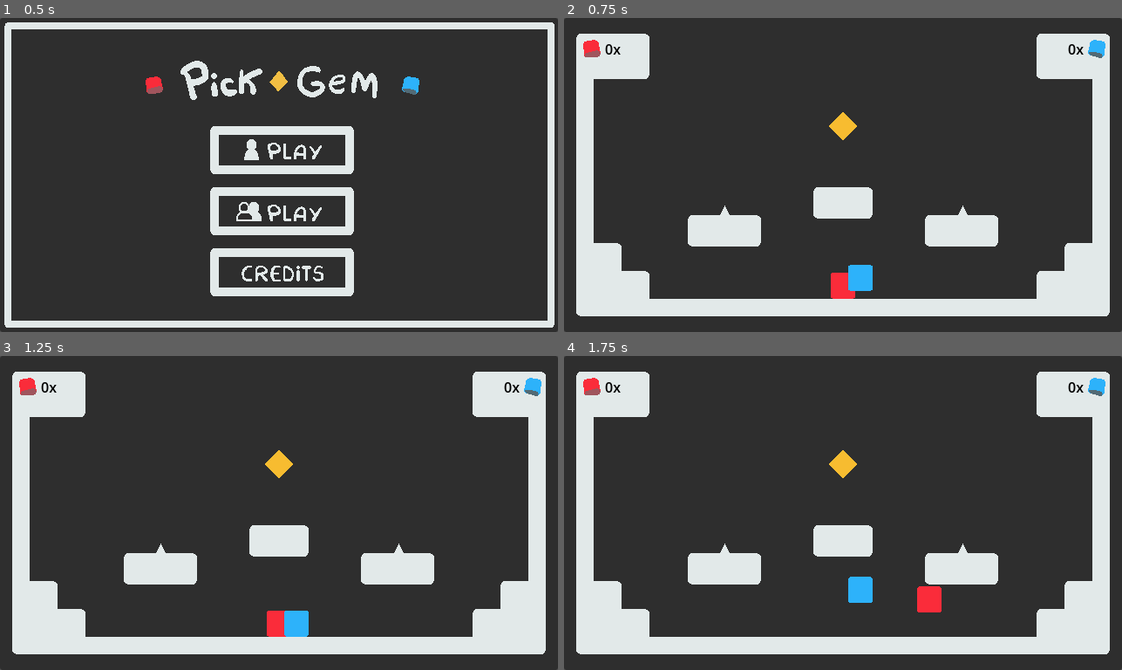
Above: before the commit, frames 1-4 (two rows, left to right).
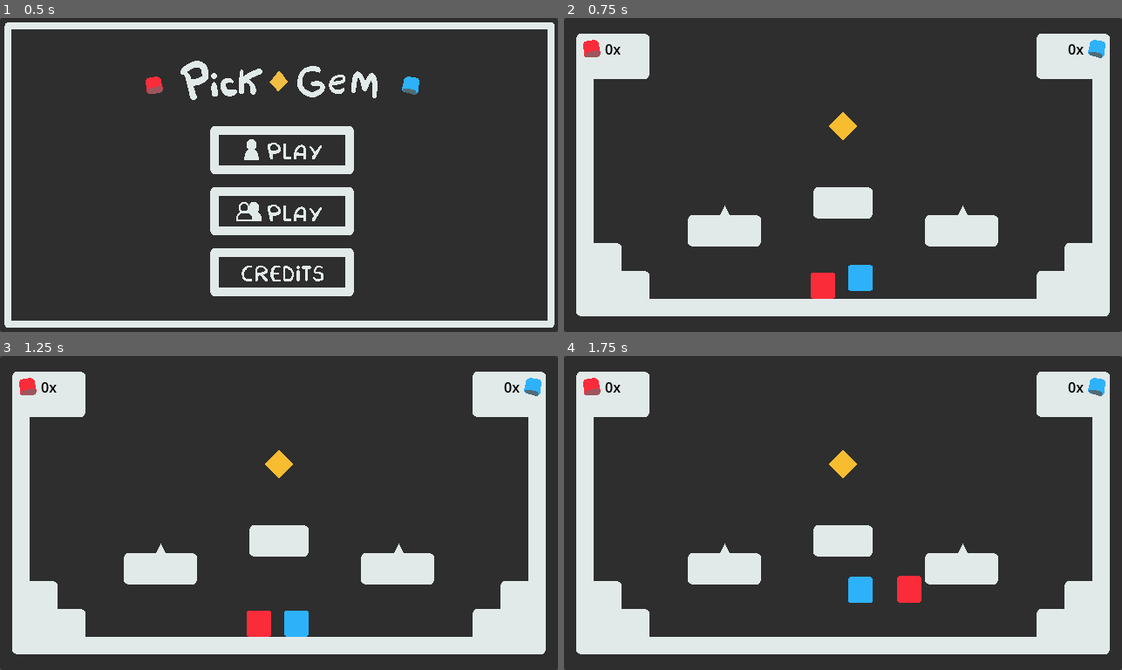
Above: after the commit, the same moments.

Repository: Juawo/PickGem
Game: Godot game, scene res://Scenes/UI/main_menu.tscn
Two runs of this game, one before a commit and one after it. Both use one fixed random seed, a clock stepped at 60 frames per second and the inputs below.
Inputs (mouse positions are in pixels of both pictures, inside the frame that each line leads up to):
- Up to frame 1 (0.5 s): no input
- Up to frame 2 (0.75 s): click (848, 209) at 0.5 s
- Up to frame 3 (1.25 s): no input
- Up to frame 4 (1.75 s): tap Enter at 1.25 s; hold D (move_right_player1) from 1.28 s (still down); tap Up (move_up_player2) at 1.35 s; tap W (move_up_player1) at 1.52 s

Frame 1 is identical in both runs. In frame 2, 0.5% of the frame differs, in the area x 44-53%, y 81-90%; in frame 3, 0.5%; in frame 4, 0.7%, in the area x 59-68%, y 70-82%.

Commit message:
Corrigindo bug's de pause nos Players e adicionando tela de fim de jogo

Diff:
--- a/pickgemgame/Scenes/Levels/level_2.tscn
+++ b/pickgemgame/Scenes/Levels/level_2.tscn
@@ -51,7 +51,6 @@
 
 [node name="player_1" parent="." instance=ExtResource("5_vxfhr")]
 position = Vector2(597, 194)
-collision_mask = 6
 
 [node name="Pause_menu" parent="." instance=ExtResource("8_xf7fd")]
 offset_left = 320.0
--- a/pickgemgame/Scenes/Levels/level_5.tscn
+++ b/pickgemgame/Scenes/Levels/level_5.tscn
@@ -9,6 +9,7 @@
 [ext_resource type="PackedScene" uid="uid://c1q71t0ur76iu" path="res://Scenes/Players/death_area.tscn" id="6_dvu8i"]
 [ext_resource type="PackedScene" uid="uid://bfl5np4to7v50" path="res://Scenes/UI/pause_menu.tscn" id="7_2pmlr"]
 [ext_resource type="PackedScene" uid="uid://81jv5we3joka" path="res://Scenes/Ground_Plataforms/spike.tscn" id="8_iy3jl"]
+[ext_resource type="PackedScene" uid="uid://btq3rq4jlym2v" path="res://Scenes/UI/game_over.tscn" id="8_ka0ti"]
 [ext_resource type="PackedScene" uid="uid://cneatjovo0eek" path="res://Scenes/UI/score_players.tscn" id="9_aito3"]
 
 [node name="level_5" type="Node2D"]
@@ -44,6 +45,7 @@
 
 [node name="gem" parent="." instance=ExtResource("3_su4um")]
 position = Vector2(536.103, 239.179)
+next_scene = ExtResource("8_ka0ti")
 
 [node name="player_1" parent="." instance=ExtResource("4_2chtp")]
 position = Vector2(83, 285)
--- /dev/null
+++ b/pickgemgame/Scenes/UI/game_over.tscn
@@ -0,0 +1,100 @@
+[gd_scene load_steps=4 format=3 uid="uid://btq3rq4jlym2v"]
+
+[ext_resource type="Script" path="res://Scripts/game_over.gd" id="1_rqthd"]
+[ext_resource type="Texture2D" uid="uid://bwi37xaihexes" path="res://Assets/UI_Menu/UI_Player1.png" id="1_vqq0b"]
+[ext_resource type="Texture2D" uid="uid://dy0jhhq84q37s" path="res://Assets/UI_Menu/UI_Player2.png" id="2_5fquv"]
+
+[node name="game_over" type="Control"]
+layout_mode = 3
+anchors_preset = 15
+anchor_right = 1.0
+anchor_bottom = 1.0
+grow_horizontal = 2
+grow_vertical = 2
+script = ExtResource("1_rqthd")
+
+[node name="margin_container_content" type="MarginContainer" parent="."]
+layout_mode = 1
+anchors_preset = 15
+anchor_right = 1.0
+anchor_bottom = 1.0
+grow_horizontal = 2
+grow_vertical = 2
+theme_override_constants/margin_left = 20
+theme_override_constants/margin_top = 20
+theme_override_constants/margin_right = 20
+theme_override_constants/margin_bottom = 20
+
+[node name="panel_container_content" type="PanelContainer" parent="margin_container_content"]
+layout_mode = 2
+
+[node name="margin_content" type="MarginContainer" parent="margin_container_content/panel_container_content"]
+layout_mode = 2
+theme_override_constants/margin_left = 20
+theme_override_constants/margin_top = 20
+theme_override_constants/margin_right = 20
+theme_override_constants/margin_bottom = 20
+
+[node name="vertical_container_content" type="VBoxContainer" parent="margin_container_content/panel_container_content/margin_content"]
+layout_mode = 2
+theme_override_constants/separation = 30
+
+[node name="game_over_label" type="Label" parent="margin_container_content/panel_container_content/margin_content/vertical_container_content"]
+layout_mode = 2
+theme_override_constants/outline_size = 10
+theme_override_font_sizes/font_size = 30
+text = "FIM DE JOGO!"
+horizontal_alignment = 1
+
+[node name="player_win_label" type="Label" parent="margin_container_content/panel_container_content/margin_content/vertical_container_content"]
+layout_mode = 2
+theme_override_font_sizes/font_size = 40
+text = "PLAYER 1 WIN!!"
+horizontal_alignment = 1
+
+[node name="horizontal_container_scores" type="HBoxContainer" parent="margin_container_content/panel_container_content/margin_content/vertical_container_content"]
+layout_mode = 2
+theme_override_constants/separation = 60
+alignment = 1
+
+[node name="player_1_container" type="VBoxContainer" parent="margin_container_content/panel_container_content/margin_content/vertical_container_content/horizontal_container_scores"]
+layout_mode = 2
+
+[node name="player_1_score_container" type="HBoxContainer" parent="margin_container_content/panel_container_content/margin_content/vertical_container_content/horizontal_container_scores/player_1_container"]
+layout_mode = 2
+alignment = 1
+
+[node name="player_1_icon" type="TextureRect" parent="margin_container_content/panel_container_content/margin_content/vertical_container_content/horizontal_container_scores/player_1_container/player_1_score_container"]
+layout_mode = 2
+texture = ExtResource("1_vqq0b")
+expand_mode = 3
+
+[node name="player_1_label" type="Label" parent="margin_container_content/panel_container_content/margin_content/vertical_container_content/horizontal_container_scores/player_1_container/player_1_score_container"]
+layout_mode = 2
+text = "Player 1"
+
+[node name="player_1_score_label" type="Label" parent="margin_container_content/panel_container_content/margin_content/vertical_container_content/horizontal_container_scores/player_1_container"]
+layout_mode = 2
+text = "Score : "
+horizontal_alignment = 1
+
+[node name="player_2_container" type="VBoxContainer" parent="margin_container_content/panel_container_content/margin_content/vertical_container_content/horizontal_container_scores"]
+layout_mode = 2
+
+[node name="player_2_score_container" type="HBoxContainer" parent="margin_container_content/panel_container_content/margin_content/vertical_container_content/horizontal_container_scores/player_2_container"]
+layout_mode = 2
+alignment = 1
+
+[node name="player_2_icon" type="TextureRect" parent="margin_container_content/panel_container_content/margin_content/vertical_container_content/horizontal_container_scores/player_2_container/player_2_score_container"]
+layout_mode = 2
+texture = ExtResource("2_5fquv")
+expand_mode = 3
+
+[node name="player_2_label" type="Label" parent="margin_container_content/panel_container_content/margin_content/vertical_container_content/horizontal_container_scores/player_2_container/player_2_score_container"]
+layout_mode = 2
+text = "Player 2"
+
+[node name="player_2_score_label" type="Label" parent="margin_container_content/panel_container_content/margin_content/vertical_container_content/horizontal_container_scores/player_2_container"]
+layout_mode = 2
+text = "Score : "
+horizontal_alignment = 1
--- a/pickgemgame/Scenes/UI/score_players.tscn
+++ b/pickgemgame/Scenes/UI/score_players.tscn
@@ -43,6 +43,7 @@
 theme_override_colors/font_color = Color(0, 0, 0, 1)
 
 [node name="score_player_2" type="HBoxContainer" parent="."]
+visible = false
 layout_mode = 1
 anchors_preset = -1
 anchor_left = 0.809375
--- /dev/null
+++ b/pickgemgame/Scripts/game_over.gd
@@ -0,0 +1,28 @@
+extends Control
+
+@onready var player_win_label: Label = $margin_container_content/panel_container_content/margin_content/vertical_container_content/player_win_label
+
+@onready var player_1_score_label: Label = $margin_container_content/panel_container_content/margin_content/vertical_container_content/horizontal_container_scores/player_1_container/player_1_score_label
+@onready var player_2_score_label: Label = $margin_container_content/panel_container_content/margin_content/vertical_container_content/horizontal_container_scores/player_2_container/player_2_score_label
+@onready var player_2_container: VBoxContainer = $margin_container_content/panel_container_content/margin_content/vertical_container_content/horizontal_container_scores/player_2_container
+
+func _ready() -> void:
+	players_score()
+	player_wins()
+
+func players_score():
+	if players_data.multiplayer_on:
+		player_1_score_label.text = "Score : " + str(players_data.score_player_1)
+		player_2_score_label.text = "Score : " + str(players_data.score_player_2)
+	else:
+		player_2_container.hide()
+		player_1_score_label.text = "Score : " + str(players_data.score_player_1)
+
+func player_wins():
+	if players_data.multiplayer_on:
+		if players_data.score_player_1 > players_data.score_player_2:
+			player_win_label.text = "Player 1 WIN!!"
+		else:
+			player_win_label.text = "Player 2 WIN!!"
+	else:
+		player_win_label.text = "YOU WIN!!"
--- a/pickgemgame/Scripts/level_1.gd
+++ b/pickgemgame/Scripts/level_1.gd
@@ -1,9 +1,11 @@
 extends Node2D
 
 var player_2_scene := preload("res://Scenes/Players/player_2.tscn")
+@onready var player_1: CharacterBody2D = $player_1
 
 func _ready() -> void:
 	if players_data.multiplayer_on:
+		player_1.position = Vector2(297,304)
 		var player_2_instance = player_2_scene.instantiate()
 		player_2_instance.position = Vector2(340,304)
 		add_child(player_2_instance)
--- a/pickgemgame/Scripts/main_menu.gd
+++ b/pickgemgame/Scripts/main_menu.gd
@@ -1,6 +1,7 @@
 extends Control
 
 func _on_single_play_button_pressed() -> void:
+	players_data.multiplayer_on = false
 	get_tree().change_scene_to_file("res://Scenes/Levels/level_1.tscn")
 
 
--- a/pickgemgame/Scripts/pause_menu.gd
+++ b/pickgemgame/Scripts/pause_menu.gd
@@ -20,4 +20,7 @@
 	pause_menu()
 
 func _on_return_button_pressed() -> void:
+	players_data.score_player_1 = 0
+	players_data.score_player_2 = 0
+	pause_menu()
 	get_tree().change_scene_to_file("res://Scenes/UI/main_menu.tscn")
--- a/pickgemgame/Scripts/player_1.gd
+++ b/pickgemgame/Scripts/player_1.gd
@@ -15,8 +15,6 @@
 		if Engine.time_scale != 0:
 			velocity.y = JUMP_VELOCITY
 
-	# Get the input direction and handle the movement/deceleration.
-	# As good practice, you should replace UI actions with custom gameplay actions.
 	var direction := Input.get_axis("move_left_player1", "move_right_player1")
 	if direction:
 		velocity.x = direction * SPEED
--- a/pickgemgame/Scripts/player_2.gd
+++ b/pickgemgame/Scripts/player_2.gd
@@ -11,7 +11,8 @@
 
 	# Handle jump.
 	if Input.is_action_just_pressed("move_up_player2") and is_on_floor():
-		velocity.y = JUMP_VELOCITY
+		if Engine.time_scale != 0:
+			velocity.y = JUMP_VELOCITY
 
 	# Get the input direction and handle the movement/deceleration.
 	# As good practice, you should replace UI actions with custom gameplay actions.
--- a/pickgemgame/Scripts/score_players.gd
+++ b/pickgemgame/Scripts/score_players.gd
@@ -3,10 +3,11 @@
 @onready var label: Label = $score_player_1/Label
 @onready var label_2: Label = $score_player_2/Label
 
-@export var two_players : bool = true
+@export var two_players : bool
 @onready var score_player_2: HBoxContainer = $score_player_2
 
 func _ready() -> void:
+	two_players = players_data.multiplayer_on
 	if two_players:
 		score_player_2.show()
 
Not shown: 1 places in pickgemgame/Scenes/Levels/level_5.tscn that only renumber resources
